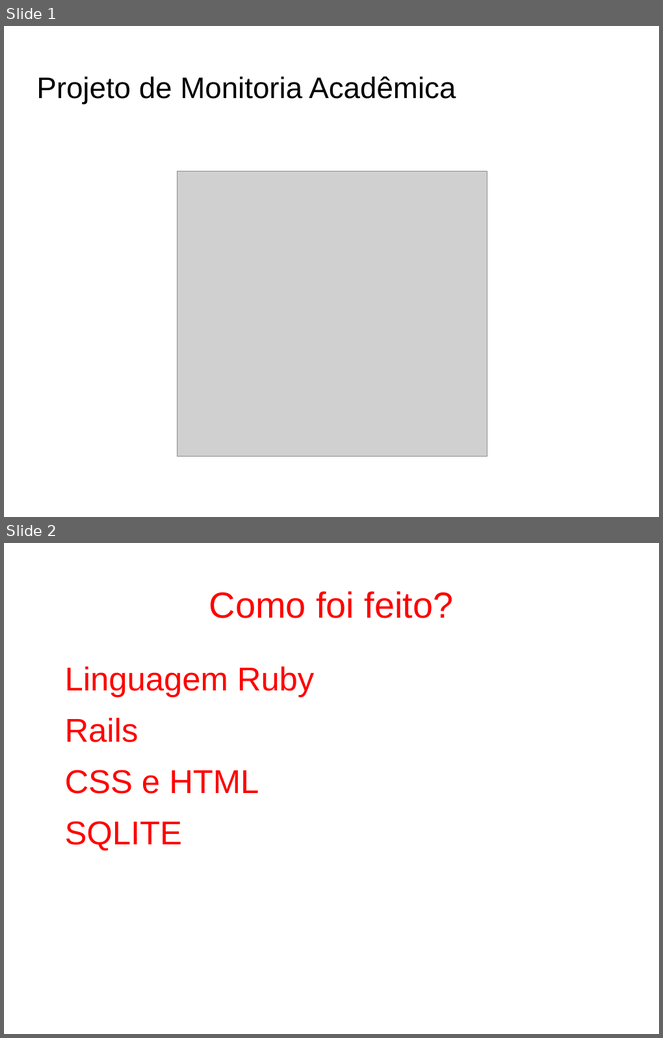
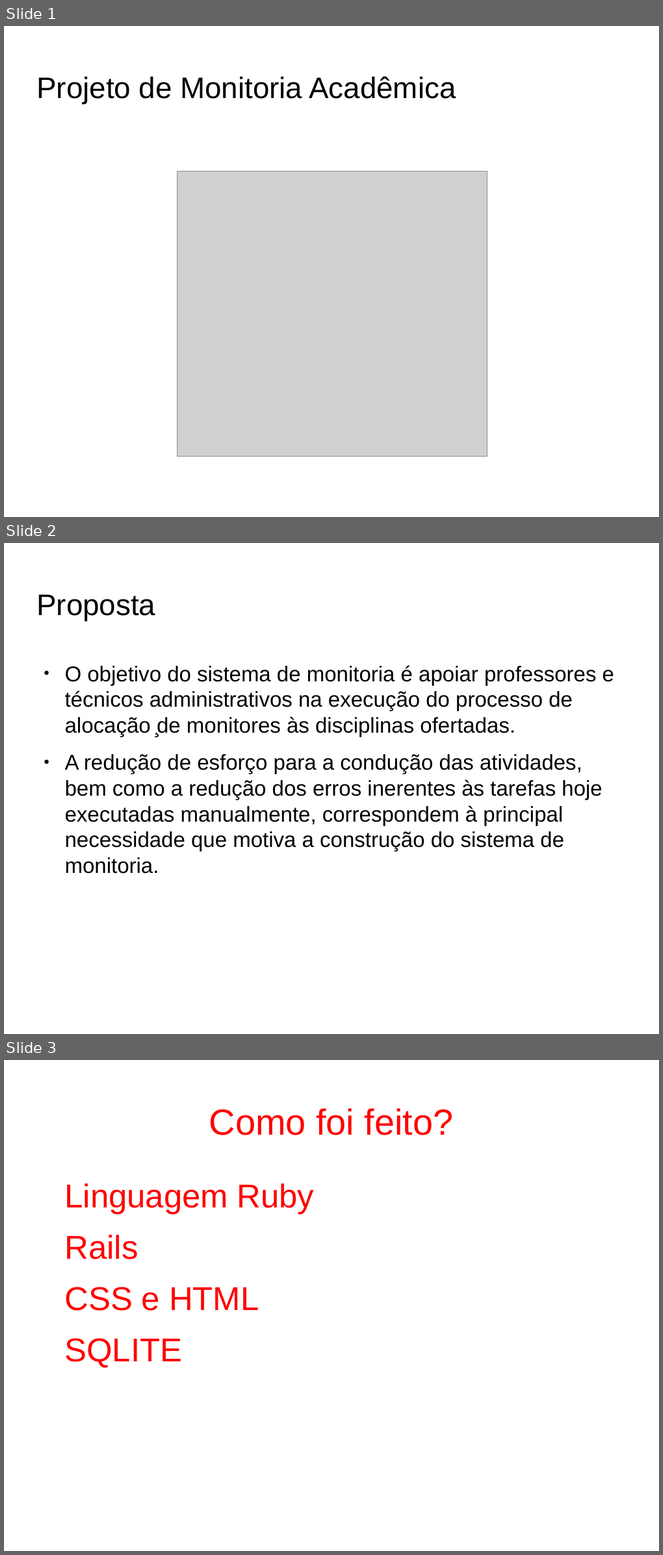
Before and after one commit to brunojus/cicmonit, a slide deck: Apresentacao.odp. Shown one above the other, each under a label of ours: slides 1 and 2 before the commit, slides 1, 2 and 3 after it. The pictures are 663x1038 and 663x1555 pixels, drawn with LibreOffice and Linux fonts; fonts in the diff are those of the drawing; grey boxes stand for pictures; background and template pictures are left out. Boxes give left, top, right and bottom in pixels: in the first picture for what was removed or moved away, otherwise in the second. Text is boxed around its words. In the diff, an @@ line names an element or a change of style, - is before the commit and + after.

```diff
--- a/Apresentacao.odp
+++ b/Apresentacao.odp
@@ slide 2 added at (x1=4, y1=543, x2=659, y2=1034), background picture (left out) @@
@@ title added at (x1=36, y1=594, x2=155, y2=622), 36 pt, text #000000 @@
+Proposta
@@ text added at (x1=65, y1=665, x2=614, y2=874), 26 pt, text #000000 @@
+● O objetivo do sistema de monitoria é apoiar professores e técnicos administrativos na execução do processo de alocação ̧de monitores às disciplinas ofertadas.
+● A redução de esforço para a condução das atividades, bem como a redução dos erros inerentes às tarefas hoje executadas manualmente, correspondem à principal necessidade que motiva a construção do sistema de monitoria.
@@ what was slide 2 is now slide 3 @@
```
Also in this commit, not shown: 1 slide changed, 2 other slides added, 1 other file.
